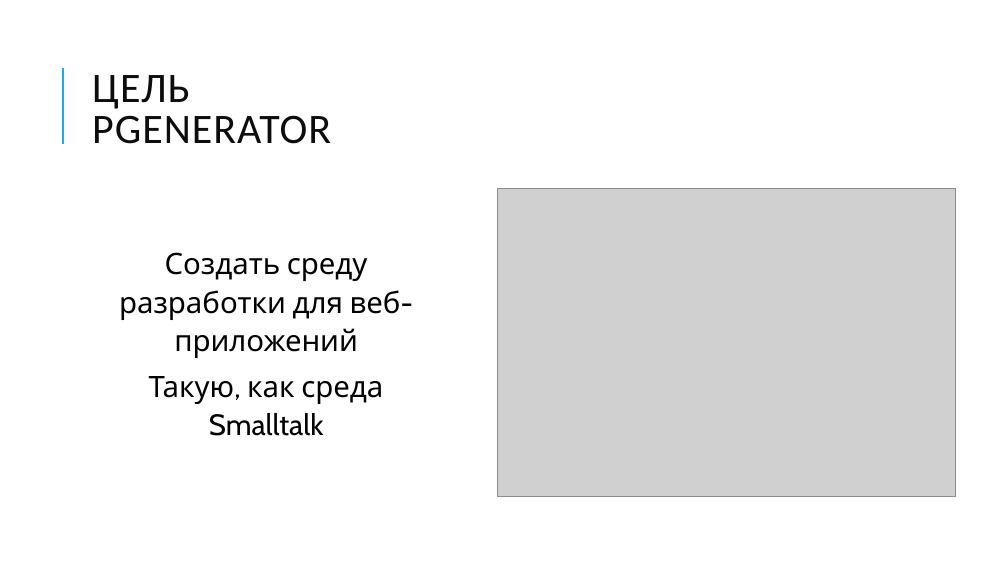
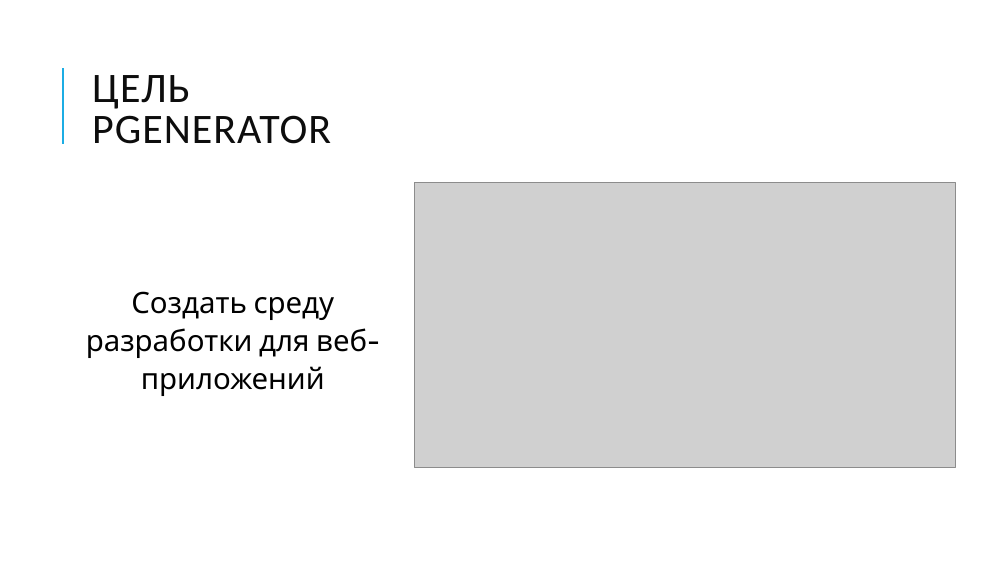
Before and after one commit to pmswga/PCM, a slide deck: slide 2 of other/PGenerator.pptx. Drawn at 1008x567 pixels with LibreOffice and Linux fonts; fonts in the diff are those of the drawing; grey boxes stand for pictures. Boxes give left, top, right and bottom in pixels: in the first picture for what was removed or moved away, otherwise in the second. Text is boxed around its words. In the diff, an @@ line names an element or a change of style, - is before the commit and + after.

```diff
--- a/other/PGenerator.pptx
+++ b/other/PGenerator.pptx
@@ text "Создать среду разработки для веб-приложений": place and size @@
-text "Создать среду разработки для веб-приложений" at box(119, 252, 401, 436)
+text "Создать среду разработки для веб-приложений" at box(86, 291, 367, 396)
@@ picture: place and size @@
-picture at box(497, 188, 955, 497)
+picture at box(414, 183, 955, 468)
@@ text at box(149, 376, 383, 436): paragraph removed @@
-Такую, как среда Smalltalk
```
Also in this commit, not shown: 4 other slides changed, 3 slides added, 12 other files.
